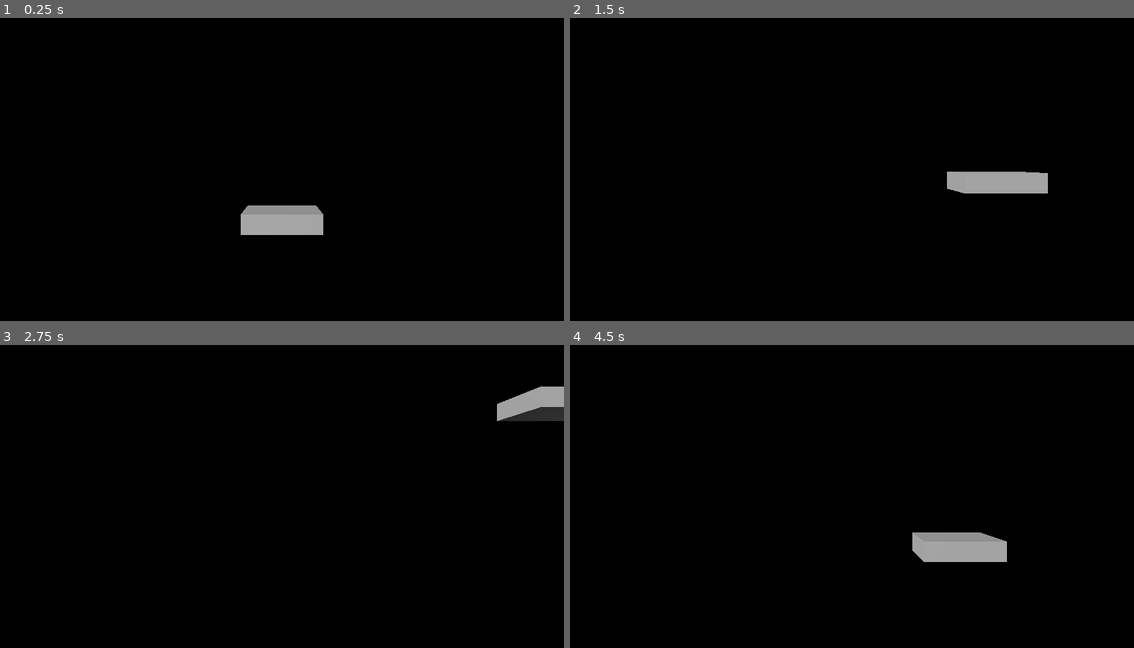
Above: before the commit, frames 1-4 (two rows, left to right).
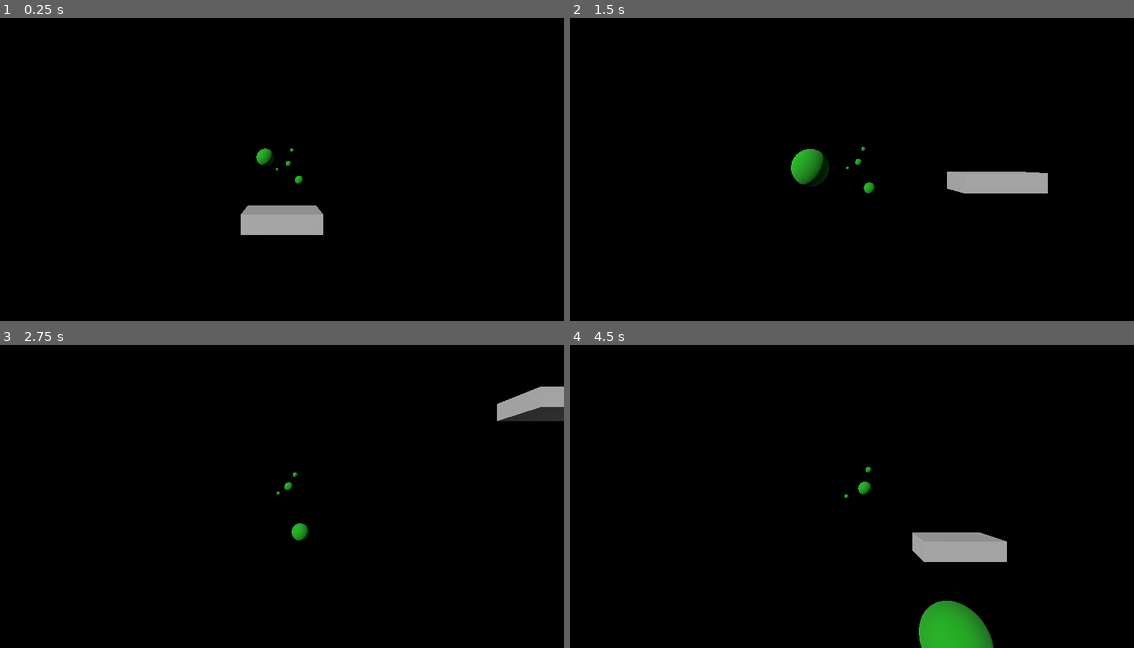
Above: after the commit, the same moments.

Repository: bonkybub/godot_wild_jam_93
Game: Godot game, scene res://Scenes/main.tscn
Two runs of this game, one before a commit and one after it. Both use one fixed random seed, a clock stepped at 60 frames per second and the inputs below.
Inputs:
- Up to frame 1 (0.25 s): no input
- Up to frame 2 (1.5 s): tap Enter at 0.5 s; hold D (roll_right) 0.53-1.28 s; hold W (pitch_down) from 1.28 s (still down)
- Up to frame 3 (2.75 s): release W (pitch_down) at 2.03 s; hold D (roll_right) from 2.03 s (still down)
- Up to frame 4 (4.5 s): release D (roll_right) at 2.78 s; hold S (pitch_up) 2.78-3.53 s; hold A (roll_left) from 3.53 s (still down)

The runs differ from the first frame. In frame 1, 0.2% of the frame differs, in the area x 45-54%, y 43-55%; in frame 2, 0.7%; in frame 3, 0.2%; in frame 4, 1.7%, in the area x 48-76%, y 40-100%.

Commit message:
added cactus ball movement

Diff:
--- a/godot-wild-jam-93/Scenes/main.tscn
+++ b/godot-wild-jam-93/Scenes/main.tscn
@@ -2,6 +2,7 @@
 
 [ext_resource type="Script" uid="uid://bsaqeg5gb4ufy" path="res://Scripts/player_mover.gd" id="1_bo1nx"]
 [ext_resource type="Script" uid="uid://7eqr2ek2diiy" path="res://Scripts/player.gd" id="1_jjgbg"]
+[ext_resource type="PackedScene" uid="uid://2mhj7gcm6f7r" path="res://Scenes/Obstacles/cactus_ball.tscn" id="3_8gbba"]
 
 [sub_resource type="Sky" id="Sky_jjgbg"]
 
@@ -43,3 +44,18 @@
 [node name="CollisionShape3D" type="CollisionShape3D" parent="Player Mover/Player" unique_id=815884888]
 transform = Transform3D(1, 0, 0, 0, 1, 0, 0, 0, 1, 0.001083374, -0.00036621094, 0)
 shape = SubResource("BoxShape3D_7u77a")
+
+[node name="Cactus Ball" parent="." unique_id=1430593807 instance=ExtResource("3_8gbba")]
+transform = Transform3D(1, 0, 0, 0, 1, 0, 0, 0, 1, -0.8906363, 1.0985878, -7.554507)
+
+[node name="Cactus Ball2" parent="." unique_id=1658302790 instance=ExtResource("3_8gbba")]
+transform = Transform3D(1, 0, 0, 0, 1, 0, 0, 0, 1, 1.5314809, -0.35647082, -20.092041)
+
+[node name="Cactus Ball3" parent="." unique_id=514903477 instance=ExtResource("3_8gbba")]
+transform = Transform3D(1, 0, 0, 0, 1, 0, 0, 0, 1, 1.0143415, 1.531635, -32.15811)
+
+[node name="Cactus Ball4" parent="." unique_id=1909640691 instance=ExtResource("3_8gbba")]
+transform = Transform3D(1, 0, 0, 0, 1, 0, 0, 0, 1, 3.424591, 4.3656673, -49.901215)
+
+[node name="Cactus Ball5" parent="." unique_id=1575420633 instance=ExtResource("3_8gbba")]
+transform = Transform3D(1, 0, 0, 0, 1, 0, 0, 0, 1, -1.6509322, -0.18476415, -67.69353)
--- a/godot-wild-jam-93/Scripts/Obstacles/cactus_ball.gd
+++ b/godot-wild-jam-93/Scripts/Obstacles/cactus_ball.gd
@@ -1,7 +1,34 @@
 extends Obstacle
+
+@export var sway_range: float = 0.8
+@export var sway_dur: float = 6.0
+
+var sway_time: float = 0.0
+var f_pos: Vector3
+var s_pos: Vector3
+var pos_axis: Vector3
+var pos_amp: Vector3
+
+func _ready() -> void:
+	var cur_pos: Vector3 = global_position
+	var x_lower: float = cur_pos.x - sway_range
+	var x_upper: float = cur_pos.x + sway_range
+	var y_lower: float = cur_pos.y - sway_range
+	var y_upper: float = cur_pos.y + sway_range
+	f_pos = Vector3(randf_range(x_lower, x_upper), randf_range(y_lower, y_upper), cur_pos.z)
+	s_pos = Vector3(randf_range(x_lower, x_upper), randf_range(y_lower, y_upper), cur_pos.z)
+	pos_axis = (f_pos + s_pos) * 0.5
+	pos_amp = f_pos - pos_axis
 
 # float in place
 # swaying slightly
+func _physics_process(delta: float) -> void:
+	# cosine function to sway between two points
+	global_position = Vector3(sway_cos(pos_amp.x, pos_axis.x), sway_cos(pos_amp.y, pos_axis.y), sway_cos(pos_amp.z, pos_axis.z))
+	sway_time += delta
+
+func sway_cos(amp: float, axis: float) -> float:
+	return amp * cos(((2 * PI) / sway_dur) * sway_time) + axis
 
 # explodes when hit
 # deals damage to enemies
